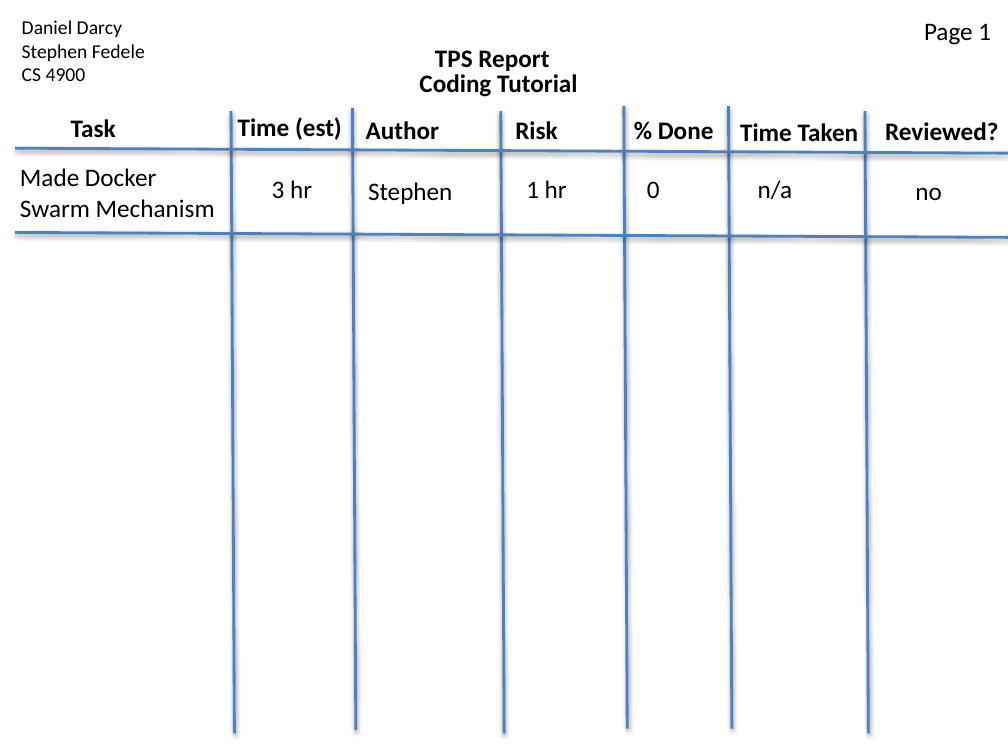
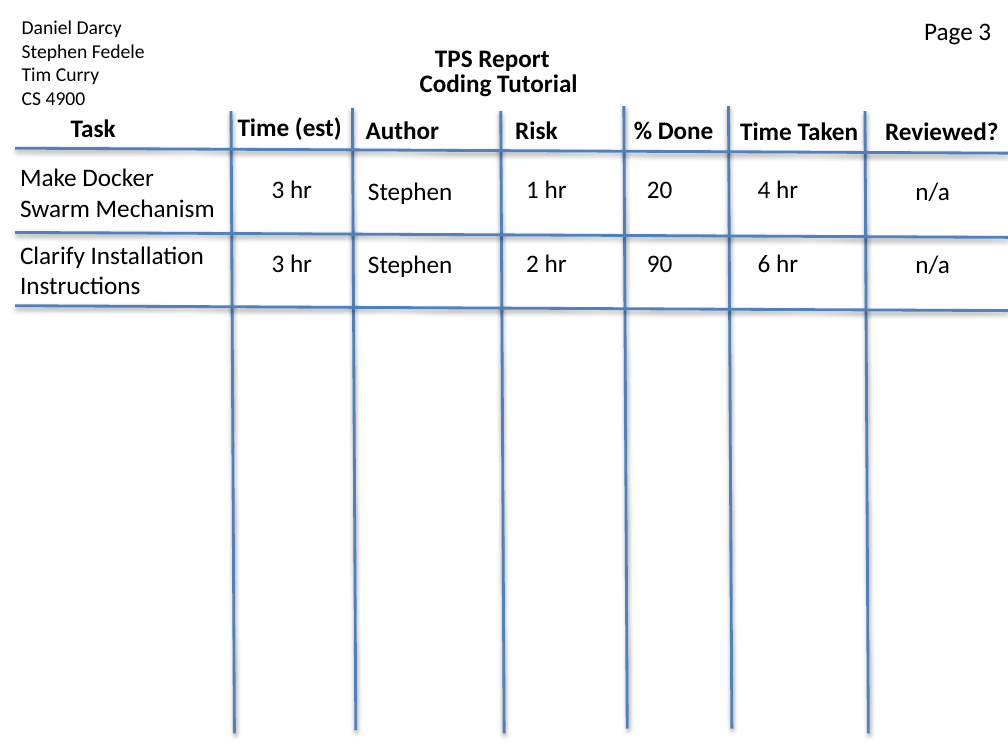
Before and after one commit to strangeprogrammer/CodeTutorials, a slide deck: slide 4 of TPS_Stories.pptx. Drawn at 1008x756 pixels with LibreOffice and Linux fonts; fonts in the diff are those of the drawing. Boxes give left, top, right and bottom in pixels: in the first picture for what was removed or moved away, otherwise in the second. Text is boxed around its words. In the diff, an @@ line names an element or a change of style, - is before the commit and + after.

```diff
--- a/TPS_Stories.pptx
+++ b/TPS_Stories.pptx
@@ text at (x1=924, y1=23, x2=991, y2=45): text changed @@
-Page 1
+Page 3
@@ text at (x1=22, y1=67, x2=99, y2=84): paragraph added @@
+Tim Curry
@@ text at (x1=20, y1=168, x2=215, y2=218): text changed @@
-Made Docker Swarm Mechanism
+Make Docker Swarm Mechanism
@@ text at (x1=647, y1=181, x2=673, y2=198): text changed @@
-0
+20
@@ text at (x1=758, y1=180, x2=798, y2=198): text changed @@
-n/a
+4 hr
@@ text at (x1=915, y1=182, x2=950, y2=201): text changed @@
-no
+n/a
@@ text added at (x1=20, y1=246, x2=204, y2=295), 18 pt, text #000000 @@
+Clarify Installation Instructions
@@ text added at (x1=272, y1=254, x2=312, y2=272), 18 pt, text #000000 @@
+3 hr
@@ text added at (x1=368, y1=255, x2=452, y2=277), 18 pt, text #000000 @@
+Stephen
@@ text added at (x1=526, y1=254, x2=567, y2=272), 18 pt, text #000000 @@
+2 hr
@@ text added at (x1=647, y1=255, x2=673, y2=272), 18 pt, text #000000 @@
+90
@@ text added at (x1=758, y1=254, x2=798, y2=272), 18 pt, text #000000 @@
+6 hr
@@ text added at (x1=915, y1=255, x2=950, y2=274), 18 pt, text #000000 @@
+n/a
@@ line added from (15, 305) to (1008, 310), #4F81BD 2 pt @@
```
Also in this commit, not shown: 2 other slides changed, 5 other files.
